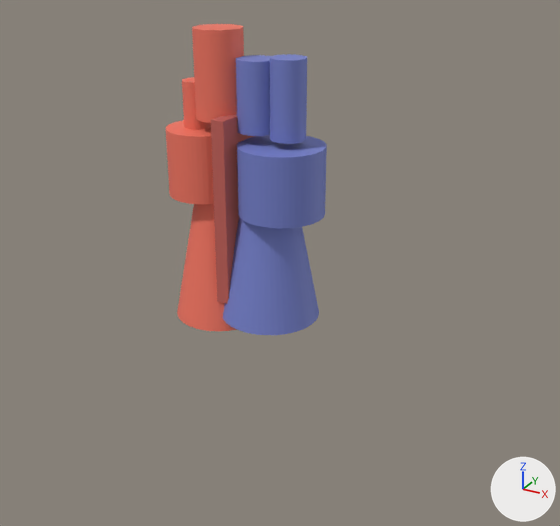
The glTF model assets/biology/human-heart/out/human-heart.glb: old version first, new version second.
Camera for both pictures: a camera (50 mm lens) standing at (0.1154, -0.1854, 0.0988) and looking at (0.0185, -0.0091, 0.0106). Lighting does not change. The marker at lower right points along +X, +Y and +Z. The picture after the commit comes second. Vertices at exactly the same position are counted once.

The first picture shows 'human-heart-aorta', 'human-heart-left-atrium', 'human-heart-left-ventricle', 'human-heart-pulmonary-artery', 'human-heart-pulmonary-veins', 'human-heart-right-atrium', 'human-heart-right-ventricle', 'human-heart-septum', 'human-heart-svc'.
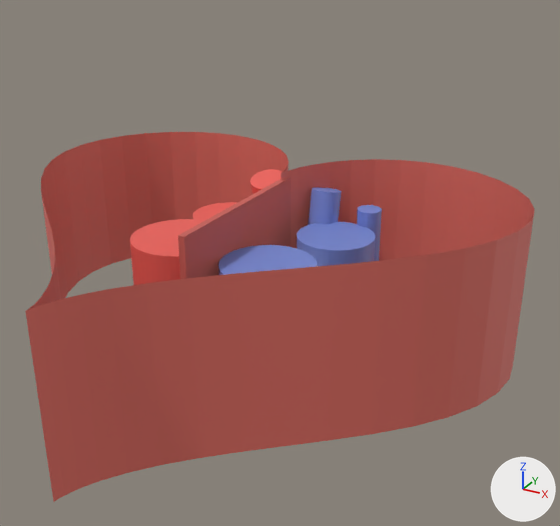
Where the newer file only moved an object's origin or applied its transform, the numbers keep the older frame.

Changed parts and their boxes (x1, y1, x2, y2) in the pictures (560 x 526 px):
'human-heart-body', added (red)
    after: (26, 132, 535, 502)
'human-heart-septum', recoloured, moved, rescaled
    before: (211, 115, 253, 304)
    after: (178, 177, 291, 279)
'human-heart-right-ventricle', deleted (blue)
    before: (223, 217, 319, 335)
'human-heart-right-atrium', deleted (blue)
    before: (237, 135, 327, 228)
'human-heart-aorta', recoloured, reshaped
    before: (192, 24, 244, 123)
    after: (250, 169, 282, 194)
'human-heart-left-ventricle', deleted (red)
    before: (177, 204, 237, 331)
'human-heart-svc', moved, rescaled
    before: (270, 54, 307, 144)
    after: (357, 205, 382, 261)
'human-heart-pulmonary-artery', reshaped
    before: (236, 55, 271, 136)
    after: (308, 187, 342, 225)
'human-heart-left-atrium', deleted (red)
    before: (166, 120, 214, 204)
'human-heart-lv', added (red)
    after: (130, 219, 204, 285)
'human-heart-ra', added (blue)
    after: (297, 221, 375, 266)
'human-heart-rv', added (blue)
    after: (218, 245, 317, 275)
'human-heart-pulmonary-veins', deleted (red)
    before: (182, 77, 211, 130)
'human-heart-la', added (red)
    after: (193, 202, 237, 221)

Edits to the bpy script that builds the scene:
```text
Change mat_heart_oxy:
    mat_heart_oxy.base_color: (0.9, 0.18, 0.12) -> (0.85, 0.12, 0.1)  # red #f37661 -> red #ed6159
Change mat_heart_muscle:
    mat_heart_muscle.base_color: (0.55, 0.12, 0.1) -> (0.72, 0.15, 0.12)  # red #c46159 -> red #dd6c61
Change me_human_heart_aorta:
    remove me_human_heart_aorta.from_pydata(...)  # 98 vertices, 192 faces; spans x -0.007..0.007, y -0.007..0.007, z -0.0125..0.0125
    add me_human_heart_aorta.from_pydata(...)  # 98 vertices, 192 faces; spans x -0.01..0.002, y 0.0284..0.0516, z -0.0809..-0.0391
    me_human_heart_aorta part 1: the whole mesh is multiplied about its middle by the matrix ((0.857, 0.0, 0.0), (0.0, 0.819, -0.473), (0.0, 0.253, 1.529)), then moved by (-0.004, 0.04, -0.06)
Change me_human_heart_svc:
    remove me_human_heart_svc.from_pydata(...)  # 98 vertices, 192 faces; spans x -0.005..0.005, y -0.005..0.005, z -0.011..0.011
    add me_human_heart_svc.from_pydata(...)  # 98 vertices, 192 faces; spans x -0.004..0.004, y -0.004..0.004, z -0.0125..0.0125
    me_human_heart_svc part 3: the whole mesh is scaled about its middle by (0.8, 0.8, 1.14)
Change me_human_heart_pulmonary_artery:
    remove me_human_heart_pulmonary_artery.from_pydata(...)  # 98 vertices, 192 faces; spans x -0.0055..0.0055, y -0.0055..0.0055, z -0.01..0.01
    add me_human_heart_pulmonary_artery.from_pydata(...)  # 98 vertices, 192 faces; spans x -0.001..0.009, y 0.0266..0.0434, z -0.0731..-0.0369
    me_human_heart_pulmonary_artery part 2: the whole mesh is multiplied about its middle by the matrix ((0.909, 0.0, 0.0), (0.0, 0.891, 0.348), (0.0, -0.181, 1.715)), then moved by (0.004, 0.035, -0.055)
Remove ob_human_heart_right_atrium:
    ob_human_heart_right_atrium = bpy.data.objects.new('human-heart-right-atrium', me_human_heart_right_atrium)
Remove ob_human_heart_left_atrium:
    ob_human_heart_left_atrium = bpy.data.objects.new('human-heart-left-atrium', me_human_heart_left_atrium)
Remove ob_human_heart_right_ventricle:
    ob_human_heart_right_ventricle = bpy.data.objects.new('human-heart-right-ventricle', me_human_heart_right_ventricle)
Remove ob_human_heart_left_ventricle:
    ob_human_heart_left_ventricle = bpy.data.objects.new('human-heart-left-ventricle', me_human_heart_left_ventricle)
Change ob_human_heart_septum:
    ob_human_heart_septum.location: (0.0, 0.0, 0.022) -> (0.0, 0.0, 0.0)
    ob_human_heart_septum.scale: (0.004, 0.022, 0.055) -> (0.002, 0.06, 0.045)
Change ob_human_heart_svc:
    ob_human_heart_svc.location: (0.016, 0.0, 0.055) -> (0.025, 0.04, 0.0)
Remove ob_human_heart_pulmonary_veins:
    ob_human_heart_pulmonary_veins = bpy.data.objects.new('human-heart-pulmonary-veins', me_human_heart_pulmonary_veins)
Add ob_human_heart_lv:
    ob_human_heart_lv = bpy.data.objects.new('human-heart-lv', me_human_heart_lv)  # a 48-sided cylinder along z spanning x -0.015..0.015, y -0.015..0.015, z -0.0125..0.0125; in mat_heart_oxy (red #ed6159)
    ob_human_heart_lv.location = (-0.015, -0.01, 0.0)
Add ob_human_heart_rv:
    ob_human_heart_rv = bpy.data.objects.new('human-heart-rv', me_human_heart_rv)  # a 48-sided cylinder along z spanning x -0.014..0.014, y -0.014..0.014, z -0.01..0.01; in mat_heart_deoxy (blue #7689d3)
    ob_human_heart_rv.location = (0.015, -0.01, 0.0)
Add ob_human_heart_la:
    ob_human_heart_la = bpy.data.objects.new('human-heart-la', me_human_heart_la)  # 98 vertices, 192 faces; spans x -0.0125..0.0125, y -0.0125..0.0125, z -0.0075..0.0075; in mat_heart_oxy (red #ed6159)
    ob_human_heart_la.location = (-0.02, 0.025, 0.0)
Add ob_human_heart_ra:
    ob_human_heart_ra = bpy.data.objects.new('human-heart-ra', me_human_heart_ra)  # 98 vertices, 192 faces; spans x -0.0125..0.0125, y -0.0125..0.0125, z -0.0075..0.0075; in mat_heart_deoxy (blue #7689d3)
    ob_human_heart_ra.location = (0.02, 0.025, 0.0)
Add ob_human_heart_body:
    ob_human_heart_body = bpy.data.objects.new('human-heart-body', me_human_heart_body)  # 128 vertices, 128 faces; spans x -0.08..0.08, y -0.085..0.06, z -0.025..0.025; in mat_heart_muscle (red #dd6c61)
    ob_human_heart_body.location = (0.0, 0.0, 0.0)
```
